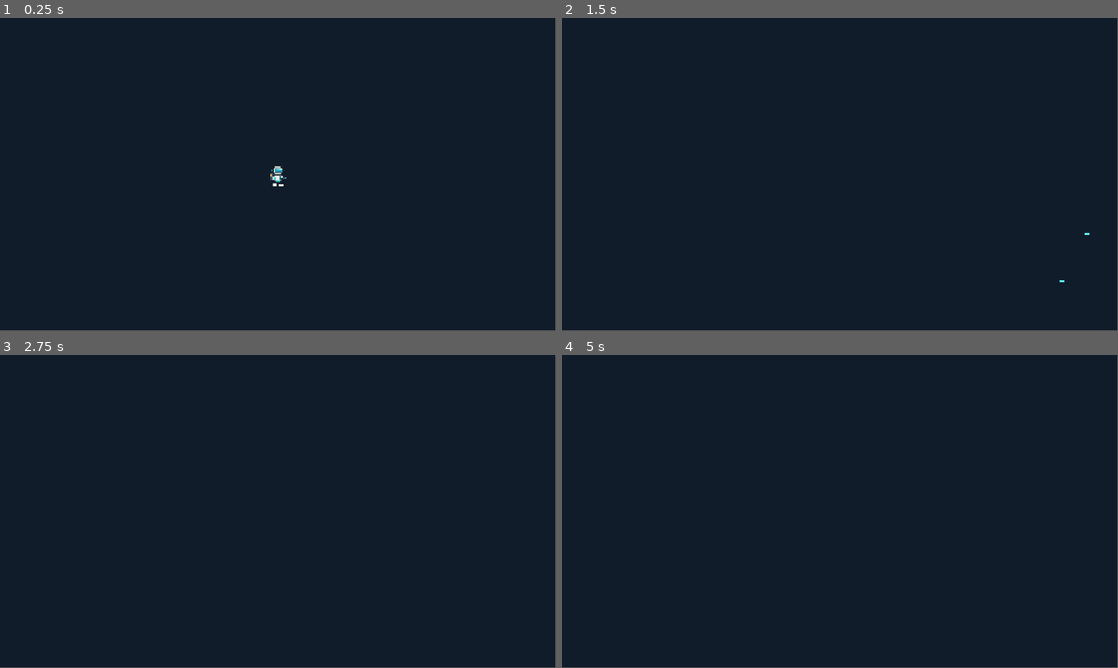
Above: before the commit, frames 1-4 (two rows, left to right).
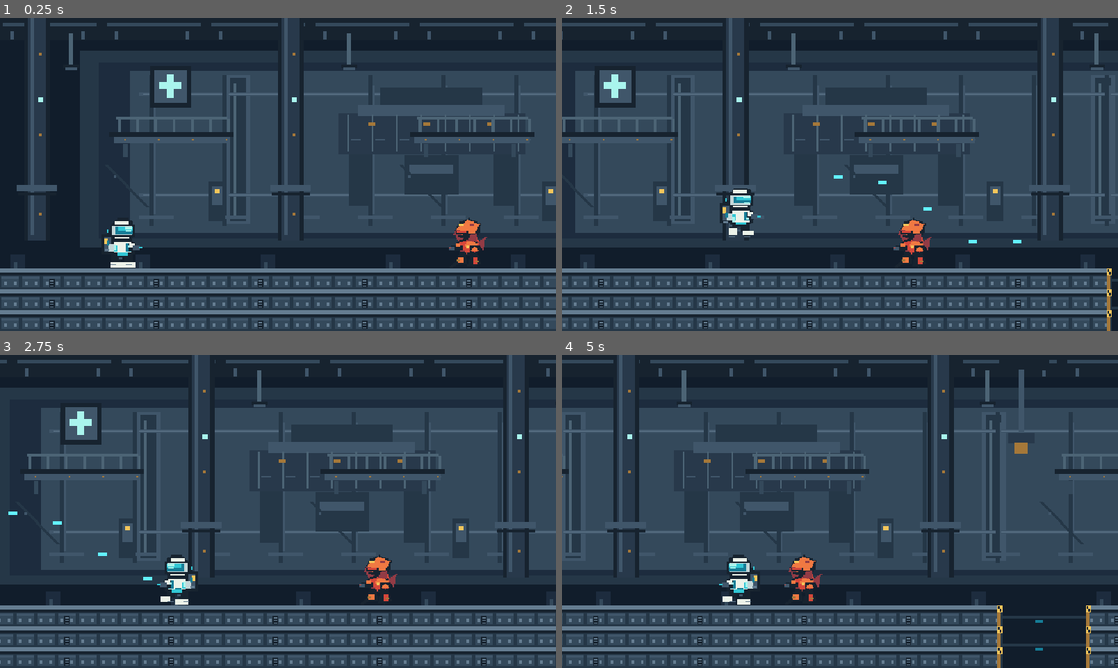
Above: after the commit, the same moments.

Repository: immorcoding/hundouluo
Game: Godot game, scene res://scenes/level.tscn
Two runs of this game, one before a commit and one after it. Both use one fixed random seed, a clock stepped at 60 frames per second and the inputs below.
Inputs (mouse positions are in pixels of both pictures, inside the frame that each line leads up to):
- Up to frame 1 (0.25 s): no input
- Up to frame 2 (1.5 s): move the mouse to (962, 158) at 0.52 s; hold J (shoot) 0.53-1.28 s; hold D (move_right) from 0.53 s (still down); click (962, 158) at 0.67 s; tap Space (jump) at 0.77, 0.8, 1.07, 1.35 s; move the mouse to (728, 190) at 1.27 s; click (728, 190) at 1.42 s
- Up to frame 3 (2.75 s): tap Space (jump) at 1.52, 1.82, 2.3 s; tap J (shoot) at 1.55 s; move the mouse to (333, 442) at 2.02 s; release D (move_right) at 2.03 s; hold A (move_left) from 2.03 s (still down); hold J (shoot) from 2.03 s (still down); click (333, 442) at 2.17 s
- Up to frame 4 (5 s): move the mouse to (812, 574) at 2.77 s; release A (move_left) at 2.78 s; release J (shoot) at 2.78 s; hold D (move_right) 2.78-4.28 s; tap J (shoot) at 2.85, 4.35 s; click (812, 574) at 2.92 s; tap Space (jump) at 3.02, 3.32, 3.6, 3.77, 4.07, 4.52, 4.82 s; move the mouse to (1006, 558) at 3.52 s; click (1006, 558) at 3.67 s; move the mouse to (673, 464) at 4.27 s; hold A (move_left) from 4.28 s (still down); click (673, 464) at 4.42 s
In our replay, the window is 799x449 before the commit and 800x450 after it. These sizes can differ from the game's own. Grey fills any space a smaller window leaves; there, only what the larger window draws over its background counts as a difference.

The runs differ from the first frame. In frame 1, 67% of the frame differs, in the area x 0-100%, y 0-100%; in frame 2, 74%; in frame 3, 72%; in frame 4, 73%.

Commit message:
Implement rescue hangar art acceptance scene (#22)

Diff:
--- a/assets/pixel/atlas.json
+++ b/assets/pixel/atlas.json
@@ -2,8 +2,8 @@
   "operative": {
     "image": "operative.png",
     "frame_size": [
-      36,
-      48
+      48,
+      60
     ],
     "layout": {
       "columns": 7,
@@ -45,14 +45,14 @@
     "origin": "bottom-center",
     "facing": "right",
     "filter": "nearest",
-    "ground_baseline_y": 47,
+    "ground_baseline_y": 59,
     "loop_notes": "down is terminal; hurt/fire are event frames"
   },
   "mechanical_soldier": {
     "image": "mechanical_soldier.png",
     "frame_size": [
-      36,
-      48
+      48,
+      60
     ],
     "layout": {
       "columns": 7,
@@ -94,14 +94,14 @@
     "origin": "bottom-center",
     "facing": "left",
     "filter": "nearest",
-    "ground_baseline_y": 47,
+    "ground_baseline_y": 59,
     "loop_notes": "down is terminal; hurt/fire are event frames"
   },
   "defense_mech": {
     "image": "defense_mech.png",
     "frame_size": [
-      80,
-      72
+      104,
+      90
     ],
     "layout": {
       "columns": 6,
@@ -139,7 +139,7 @@
     "origin": "bottom-center",
     "facing": "left",
     "filter": "nearest",
-    "ground_baseline_y": 71,
+    "ground_baseline_y": 89,
     "loop_notes": "down is terminal; hurt/fire are event frames"
   },
   "base_tiles": {
--- a/project.godot
+++ b/project.godot
@@ -8,6 +8,15 @@
 config/name="轨道基地"
 run/main_scene="res://scenes/level.tscn"
 config/features=PackedStringArray("4.7")
+
+[display]
+
+window/size/viewport_width=640
+window/size/viewport_height=360
+window/size/window_width_override=1280
+window/size/window_height_override=720
+window/stretch/mode="viewport"
+window/stretch/scale_mode="integer"
 
 [input]
 
--- a/scenes/level.tscn
+++ b/scenes/level.tscn
@@ -1,24 +1,67 @@
-[gd_scene load_steps=3 format=3]
+[gd_scene load_steps=9 format=3]
 
 [ext_resource type="Script" path="res://scripts/level.gd" id="1"]
 [ext_resource type="PackedScene" path="res://scenes/operative.tscn" id="2"]
+[ext_resource type="Texture2D" path="res://assets/pixel/hangar_far.png" id="3"]
+[ext_resource type="Texture2D" path="res://assets/pixel/hangar_mid.png" id="4"]
+[ext_resource type="Texture2D" path="res://assets/pixel/mechanical_soldier.png" id="5"]
+[ext_resource type="Texture2D" path="res://assets/pixel/defense_mech.png" id="6"]
+
+[sub_resource type="RectangleShape2D" id="LeftGround"]
+size = Vector2(768, 72)
+
+[sub_resource type="RectangleShape2D" id="RightGround"]
+size = Vector2(576, 72)
 
 [node name="Level" type="Node2D"]
 script = ExtResource("1")
 
-[node name="Backdrop" type="CanvasLayer" parent="."]
-layer = -1
+[node name="HangarFar" type="Sprite2D" parent="."]
+position = Vector2(720, 180)
+texture_filter = 1
+texture = ExtResource("3")
 
-[node name="Fill" type="ColorRect" parent="Backdrop"]
-anchors_preset = 15
-anchor_right = 1.0
-anchor_bottom = 1.0
-grow_horizontal = 2
-grow_vertical = 2
-mouse_filter = 2
-color = Color(0.065, 0.11, 0.16, 1)
+[node name="HangarMid" type="Sprite2D" parent="."]
+position = Vector2(720, 144)
+texture_filter = 1
+texture = ExtResource("4")
+
+[node name="Ground" type="Node2D" parent="."]
+
+[node name="Left" type="StaticBody2D" parent="Ground"]
+collision_layer = 4
+collision_mask = 0
+
+[node name="CollisionShape2D" type="CollisionShape2D" parent="Ground/Left"]
+position = Vector2(384, 324)
+shape = SubResource("LeftGround")
+
+[node name="Right" type="StaticBody2D" parent="Ground"]
+collision_layer = 4
+collision_mask = 0
+
+[node name="CollisionShape2D" type="CollisionShape2D" parent="Ground/Right"]
+position = Vector2(1152, 324)
+shape = SubResource("RightGround")
+
+[node name="Tiles" type="Node2D" parent="Ground"]
+
+[node name="ArtSamples" type="Node2D" parent="."]
+
+[node name="MechanicalSoldier" type="Sprite2D" parent="ArtSamples"]
+position = Vector2(538, 258)
+texture_filter = 1
+texture = ExtResource("5")
+hframes = 7
+
+[node name="DefenseMech" type="Sprite2D" parent="ArtSamples"]
+position = Vector2(1112, 243)
+texture_filter = 1
+texture = ExtResource("6")
+hframes = 6
 
 [node name="Camera2D" type="Camera2D" parent="."]
+position = Vector2(320, 180)
 
 [node name="Operative" type="Node2D" parent="."]
 
--- a/scenes/operative.tscn
+++ b/scenes/operative.tscn
@@ -4,18 +4,18 @@
 [ext_resource type="Texture2D" path="res://assets/pixel/operative.png" id="2"]
 
 [sub_resource type="RectangleShape2D" id="Body"]
-size = Vector2(20, 40)
+size = Vector2(24, 52)
 
 [node name="Operative" type="CharacterBody2D"]
 collision_mask = 6
 script = ExtResource("1")
 
 [node name="Body" type="CollisionShape2D" parent="."]
-position = Vector2(0, -20)
+position = Vector2(0, -26)
 shape = SubResource("Body")
 
 [node name="Sprite" type="Sprite2D" parent="."]
-position = Vector2(0, -24)
+position = Vector2(0, -30)
 texture_filter = 1
 texture = ExtResource("2")
 hframes = 7
--- a/scripts/level.gd
+++ b/scripts/level.gd
@@ -1,4 +1,50 @@
 extends Node2D
+
+const TILES := preload("res://assets/pixel/base_tiles.png")
+
+
+func _ready() -> void:
+	# Exposed scene collision shapes are the sole terrain layout source.
+	var left := _solid_span($Ground/Left as StaticBody2D)
+	var right := _solid_span($Ground/Right as StaticBody2D)
+	var ground_y := _ground_top($Ground/Left as StaticBody2D)
+	for span in [left, right]:
+		for x in range(span.x, span.y, 24):
+			for y in range(ground_y, 360, 24):
+				var tile := Sprite2D.new()
+				tile.texture = TILES
+				tile.texture_filter = CanvasItem.TEXTURE_FILTER_NEAREST
+				tile.hframes = 10
+				if x == left.y - 24:
+					tile.frame = 2
+				elif x == right.x:
+					tile.frame = 3
+				else:
+					tile.frame = 1 if x % 120 == 48 else 0
+				tile.position = Vector2(x + 12, y + 12)
+				$Ground/Tiles.add_child(tile)
+	var operative := $Operative/Operative as CharacterBody2D
+	operative.position = Vector2(140, ground_y)
+	$Camera2D.position = Vector2(320, 180)
+
+
+func _solid_span(body: StaticBody2D) -> Vector2i:
+	var collision := body.get_node("CollisionShape2D") as CollisionShape2D
+	var rect := collision.shape as RectangleShape2D
+	var center := body.position + collision.position
+	return Vector2i(roundi(center.x - rect.size.x / 2.0),
+			roundi(center.x + rect.size.x / 2.0))
+
+
+func _ground_top(body: StaticBody2D) -> int:
+	var collision := body.get_node("CollisionShape2D") as CollisionShape2D
+	var rect := collision.shape as RectangleShape2D
+	return roundi(body.position.y + collision.position.y - rect.size.y / 2.0)
+
+
+func _process(_delta: float) -> void:
+	var lead_x: float = $Operative/Operative.position.x + 115.0
+	$Camera2D.position.x = clampf(lead_x, 320.0, 1120.0)
 
 
 func _on_operative_projectile_fired(projectile: Area2D) -> void:
--- a/scripts/operative.gd
+++ b/scripts/operative.gd
@@ -48,7 +48,7 @@
 		_fire_cooldown -= delta
 		if _fire_cooldown <= 0.0:
 			var projectile := PROJECTILE.instantiate() as Area2D
-			projectile.global_position = to_global(Vector2(_facing * 24, -25))
+			projectile.global_position = to_global(Vector2(_facing * 30, -31))
 			projectile.direction = _facing
 			projectile_fired.emit(projectile)
 			_fire_cooldown = fire_interval
--- /dev/null
+++ b/tests/hangar_play_smoke.gd
@@ -0,0 +1,45 @@
+extends SceneTree
+
+
+func _initialize() -> void:
+	call_deferred("_run")
+
+
+func _run() -> void:
+	var level := (load("res://scenes/level.tscn") as PackedScene).instantiate()
+	root.add_child(level)
+	var actor := level.get_node("Operative/Operative") as CharacterBody2D
+	for tick in 5:
+		await physics_frame
+	if not actor.is_on_floor():
+		_fail("operative is not standing on the painted hangar floor")
+		return
+	var start_x := actor.position.x
+	Input.action_press("move_right")
+	Input.action_press("jump")
+	Input.action_press("shoot")
+	for tick in 8:
+		await physics_frame
+	Input.action_release("move_right")
+	Input.action_release("jump")
+	Input.action_release("shoot")
+	if actor.position.x <= start_x or actor.position.y >= 288:
+		_fail("operative cannot move and jump in the art acceptance scene")
+		return
+	if level.get_node("Projectiles").get_child_count() == 0:
+		_fail("operative cannot shoot in the art acceptance scene")
+		return
+	actor.position = Vector2(816, 260)
+	actor.velocity = Vector2.ZERO
+	for tick in 17:
+		await physics_frame
+	if actor.position.y <= 288:
+		_fail("painted gap has an invisible floor")
+		return
+	print("PASS: hangar scene supports run/jump/fire and its visible gap is open")
+	quit(0)
+
+
+func _fail(message: String) -> void:
+	push_error(message)
+	quit(1)
--- /dev/null
+++ b/tests/hangar_scene_smoke.gd
@@ -0,0 +1,62 @@
+extends SceneTree
+
+
+func _initialize() -> void:
+	call_deferred("_run")
+
+
+func _run() -> void:
+	if get_root().content_scale_size != Vector2i(640, 360):
+		_fail("logical viewport must be 640x360")
+		return
+	if ProjectSettings.get_setting("display/window/stretch/scale_mode") != "integer":
+		_fail("window must use integer pixel scaling")
+		return
+	var level := (load("res://scenes/level.tscn") as PackedScene).instantiate()
+	root.add_child(level)
+	for node_path in ["HangarFar", "HangarMid", "Ground", "Ground/Left", "Ground/Right"]:
+		if level.get_node_or_null(node_path) == null:
+			_fail("missing editable scene layer: " + node_path)
+			return
+	var left := level.get_node("Ground/Left") as StaticBody2D
+	var right := level.get_node("Ground/Right") as StaticBody2D
+	if left.collision_layer != 4 or right.collision_layer != 4:
+		_fail("ground must use terrain collision layer")
+		return
+	for segment in [left, right]:
+		var shape := segment.get_node("CollisionShape2D") as CollisionShape2D
+		var rect := shape.shape as RectangleShape2D
+		if rect == null or shape.global_position.y - rect.size.y / 2.0 != 288.0:
+			_fail("ground visuals and collision top must agree")
+			return
+	if left.get_node("CollisionShape2D").global_position.x + 384.0 != 768.0:
+		_fail("left edge does not end at the visible gap")
+		return
+	if right.get_node("CollisionShape2D").global_position.x - 288.0 != 864.0:
+		_fail("right edge does not begin at the visible landing")
+		return
+	if level.get_node("Ground/Tiles").get_child_count() != 168:
+		_fail("floor tiles must exactly cover both solid segments, not the gap")
+		return
+	# Editing an exposed scene collider must also reposition its painted floor.
+	var shifted := (load("res://scenes/level.tscn") as PackedScene).instantiate()
+	(shifted.get_node("Ground/Right") as StaticBody2D).position.x += 24
+	root.add_child(shifted)
+	var has_shifted_tile := false
+	for tile in shifted.get_node("Ground/Tiles").get_children():
+		if tile.position == Vector2(876, 300):
+			_fail("visible floor remained at the old right collider edge")
+			return
+		if tile.position == Vector2(900, 300) and tile.frame == 3:
+			has_shifted_tile = true
+			break
+	if not has_shifted_tile:
+		_fail("editing the right collider did not move its visible landing")
+		return
+	print("PASS: 640x360 hangar layers and gap visuals match terrain collision")
+	quit(0)
+
+
+func _fail(message: String) -> void:
+	push_error(message)
+	quit(1)
--- /dev/null
+++ b/tools/capture_hangar.gd
@@ -0,0 +1,26 @@
+extends SceneTree
+
+
+func _initialize() -> void:
+	call_deferred("_capture")
+
+
+func _capture() -> void:
+	print("Godot window: ", DisplayServer.window_get_size(), "; logical viewport: ", root.content_scale_size)
+	var level := (load("res://scenes/level.tscn") as PackedScene).instantiate()
+	root.add_child(level)
+	var actor := level.get_node("Operative/Operative") as CharacterBody2D
+	for shot in [{"x": 310.0, "file": "hangar-godot-combat.png"},
+			{"x": 690.0, "file": "hangar-godot-gap.png"}]:
+		actor.position = Vector2(shot.x, 288)
+		actor.velocity = Vector2.ZERO
+		await process_frame
+		await process_frame
+		var path: String = "res://docs/art/" + shot.file
+		var error := root.get_texture().get_image().save_png(path)
+		if error != OK:
+			push_error("Could not capture Godot viewport: " + path)
+			quit(1)
+			return
+		print("Captured actual Godot viewport: ", path)
+	quit(0)
Not shown, added: assets/pixel/base_tiles.png.import
Binary file changed: assets/pixel/defense_mech.png
Not shown, added: assets/pixel/defense_mech.png.import
Binary file added: assets/pixel/hangar_far.png
Not shown, added: assets/pixel/hangar_far.png.import
Binary file added: assets/pixel/hangar_mid.png
Not shown, added: assets/pixel/hangar_mid.png.import
Binary file changed: assets/pixel/mechanical_soldier.png
Not shown, added: assets/pixel/mechanical_soldier.png.import
Binary file changed: assets/pixel/operative.png
Binary file changed: docs/art/defense_mech-frames-3x.png
Binary file added: docs/art/hangar-godot-combat.png
(and 11 more such lines)
